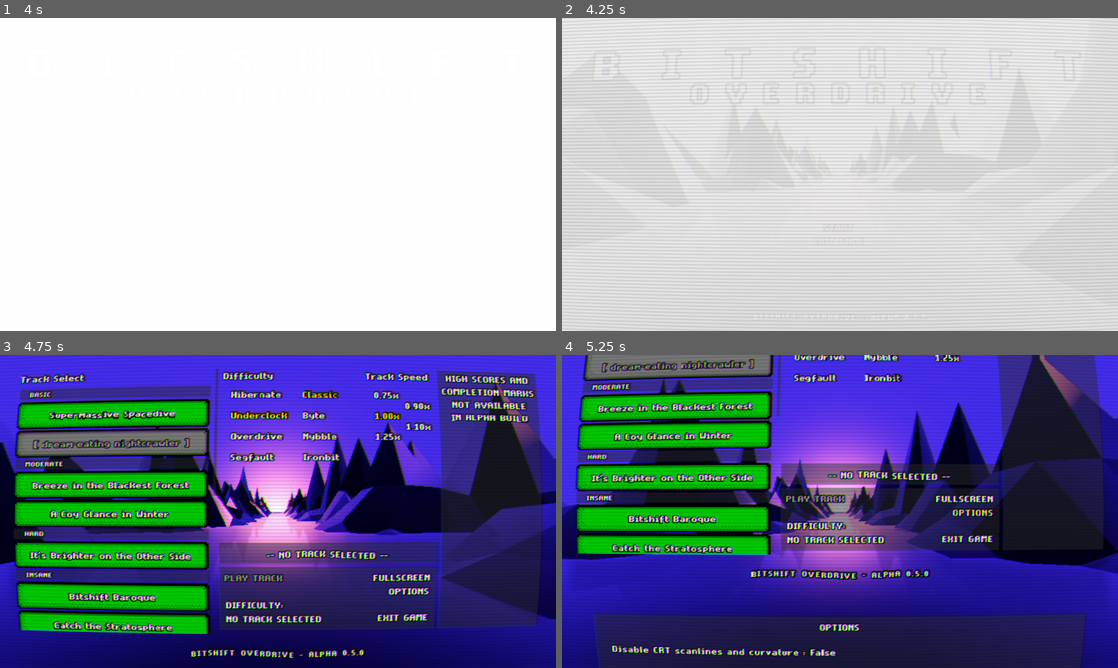
Above: before the commit, frames 1-4 (two rows, left to right).
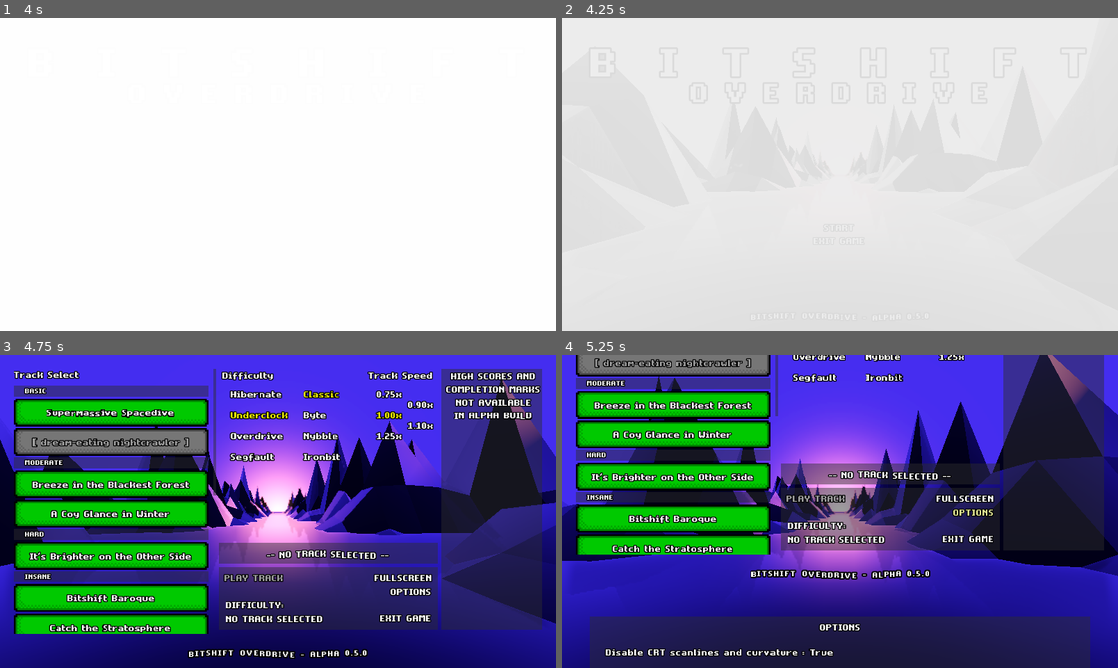
Above: after the commit, the same moments.

Repository: Coronyt/bitshift-overdrive
Game: Godot game, scene res://scenes/TitleScreen.tscn
The game is run twice, just before and just after one commit, with the same random seed, the same clock (stepped at 60 frames per second) and the same inputs. Sound files missing from this copy of the repository are replaced by a short silence.
Inputs (mouse positions are in pixels of both pictures, inside the frame that each line leads up to):
- Up to frame 1 (4 s): move the mouse to (400, 158) at 0.52 s; click (400, 158) at 0.67 s; tap Enter at 1.25 s; drag from (166, 190) to (250, 237) at 1.27 s; move the mouse to (333, 105) at 2.02 s; click (333, 105) at 2.17 s; drag from (250, 237) to (111, 127) at 2.77 s; move the mouse to (444, 221) at 3.52 s; click (444, 221) at 3.67 s
- Up to frame 2 (4.25 s): no input
- Up to frame 3 (4.75 s): click "START" at 4.25 s
- Up to frame 4 (5.25 s): click "OPTIONS" at 5 s

Frame 1 is identical in both runs. In frame 2, 5.3% of the frame differs, in the area x 0-100%, y 0-100%; in frame 3, 25%, in the area x 0-100%, y 0-98%; in frame 4, 20%.
Error after the commit: Invalid get index of type 'String' (on base: 'Dictionary'). (res://scripts/interface/buttons/PrefButton.gd:7)

Commit message:
Working master volume slider

Diff:
--- a/config.cfg
+++ b/config.cfg
@@ -1,9 +1,9 @@
 [UserPreferences]
 
-disable_screen_curve=false
-disable_visualizer=false
+disable_screen_curve=true
+disable_visualizer=true
 disable_scrolling=false
 disable_tooltips=false
 paddle_drag=0.0
-master_vol=100.0
-SFX_vol=100.0
+master_vol=-27.0
+SFX_vol=0.0
--- a/prefs.cfg
+++ /dev/null
@@ -1,9 +0,0 @@
-[UserPreferences]
-
-disable_screen_curve=false
-disable_visualizer=false
-disable_scrolling=false
-disable_tooltips=false
-paddle_drag=0.0
-master_vol=100.0
-SFX_vol=100.0
--- a/scenes/LevelSelect.tscn
+++ b/scenes/LevelSelect.tscn
@@ -28,6 +28,7 @@
 [ext_resource path="res://scripts/interface/PreviewLabel.gd" type="Script" id=26]
 [ext_resource path="res://assets/sprites/marker_5.png" type="Texture" id=27]
 [ext_resource path="res://scripts/interface/buttons/PrefButton.gd" type="Script" id=28]
+[ext_resource path="res://scripts/interface/VolSlider_Master.gd" type="Script" id=29]
 
 [sub_resource type="DynamicFont" id=40]
 size = 32
@@ -1828,14 +1829,82 @@
 pref_desc = "Disable audio visualizer"
 pref_key = "disable_visualizer"
 
-[node name="Vol_Master" type="HSlider" parent="Options"]
+[node name="PrefButton3" type="CheckBox" parent="Options"]
+margin_left = -816.0
+margin_top = 448.0
+margin_right = -272.0
+margin_bottom = 482.0
+theme = ExtResource( 4 )
+toggle_mode = false
+group = SubResource( 12 )
+text = "Disable parallax scrolling"
+script = ExtResource( 28 )
+
+[node name="PrefButton4" type="CheckBox" parent="Options"]
+margin_left = -816.0
+margin_top = 512.0
+margin_right = -272.0
+margin_bottom = 546.0
+theme = ExtResource( 4 )
+toggle_mode = false
+group = SubResource( 12 )
+text = "Disable difficulty tooltips"
+script = ExtResource( 28 )
+
+[node name="VolSlider1" type="HSlider" parent="Options"]
 margin_left = -800.0
-margin_top = 464.0
+margin_top = 624.0
 margin_right = -392.0
-margin_bottom = 480.0
+margin_bottom = 640.0
 min_value = -30.0
 max_value = 0.0
-tick_count = 15
+step = 3.0
+script = ExtResource( 29 )
+
+[node name="SliderLabel" type="Label" parent="Options/VolSlider1"]
+margin_left = 4.0
+margin_top = -56.0
+margin_right = 174.0
+margin_bottom = -8.0
+theme = ExtResource( 4 )
+text = "Master Volume"
+valign = 1
+
+[node name="VolSlider2" type="HSlider" parent="Options"]
+margin_left = -800.0
+margin_top = 696.0
+margin_right = -392.0
+margin_bottom = 712.0
+min_value = -30.0
+max_value = 0.0
+step = 3.0
+
+[node name="SliderLabel" type="Label" parent="Options/VolSlider2"]
+margin_left = 4.0
+margin_top = -56.0
+margin_right = 174.0
+margin_bottom = -8.0
+theme = ExtResource( 4 )
+text = "Music Volume"
+valign = 1
+
+[node name="VolSlider3" type="HSlider" parent="Options"]
+margin_left = -800.0
+margin_top = 768.0
+margin_right = -392.0
+margin_bottom = 784.0
+min_value = -30.0
+max_value = 0.0
+step = 3.0
+
+[node name="SliderLabel" type="Label" parent="Options/VolSlider3"]
+margin_left = 4.0
+margin_top = -56.0
+margin_right = 174.0
+margin_bottom = -8.0
+theme = ExtResource( 4 )
+text = "SFX Volume"
+valign = 1
 
 [node name="BackButton" type="Button" parent="Options"]
 margin_left = 208.0
@@ -2049,6 +2118,11 @@
 [connection signal="pressed" from="Options/PrefButton1" to="CRT" method="refresh_CRT"]
 [connection signal="mouse_entered" from="Options/PrefButton2" to="Options/PrefButton2" method="_on_PrefButton1_mouse_entered"]
 [connection signal="pressed" from="Options/PrefButton2" to="Options/PrefButton2" method="_on_PrefButton1_pressed"]
+[connection signal="mouse_entered" from="Options/PrefButton3" to="Options/PrefButton3" method="_on_PrefButton1_mouse_entered"]
+[connection signal="pressed" from="Options/PrefButton3" to="Options/PrefButton3" method="_on_PrefButton1_pressed"]
+[connection signal="mouse_entered" from="Options/PrefButton4" to="Options/PrefButton4" method="_on_PrefButton1_mouse_entered"]
+[connection signal="pressed" from="Options/PrefButton4" to="Options/PrefButton4" method="_on_PrefButton1_pressed"]
+[connection signal="value_changed" from="Options/VolSlider1" to="Options/VolSlider1" method="_on_VolSlider1_value_changed"]
 [connection signal="mouse_entered" from="Options/BackButton" to="Options" method="_on_BackButton_mouse_entered"]
 [connection signal="pressed" from="Options/BackButton" to="Options" method="_on_BackButton_pressed"]
 [connection signal="mouse_entered" from="ExitPortal" to="ExitPortal" method="_on_ExitPortal_mouse_entered"]
--- /dev/null
+++ b/scripts/interface/VolSlider_Master.gd
@@ -0,0 +1,14 @@
+extends HSlider
+
+onready var bus = AudioServer.get_bus_index("Master")
+
+func _ready():
+	self.value = UserPreferences.prefs["master_vol"]
+
+func _on_VolSlider1_value_changed(value):
+	UserPreferences.prefs["master_vol"] = value
+	AudioServer.set_bus_volume_db(bus, value)
+	if value == -30.0:
+		AudioServer.set_bus_mute(bus, true)
+	else:
+		AudioServer.set_bus_mute(bus, false)
Not shown: 1 places in scenes/LevelSelect.tscn that only renumber resources
Not shown, added: bitshift.log
